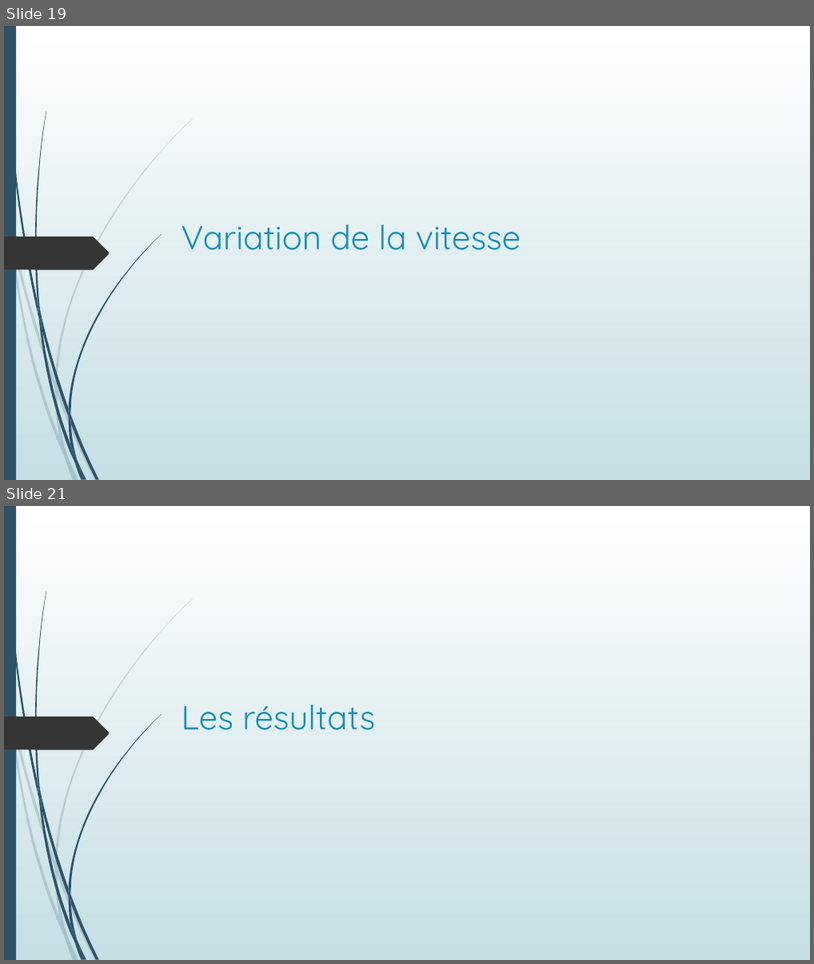
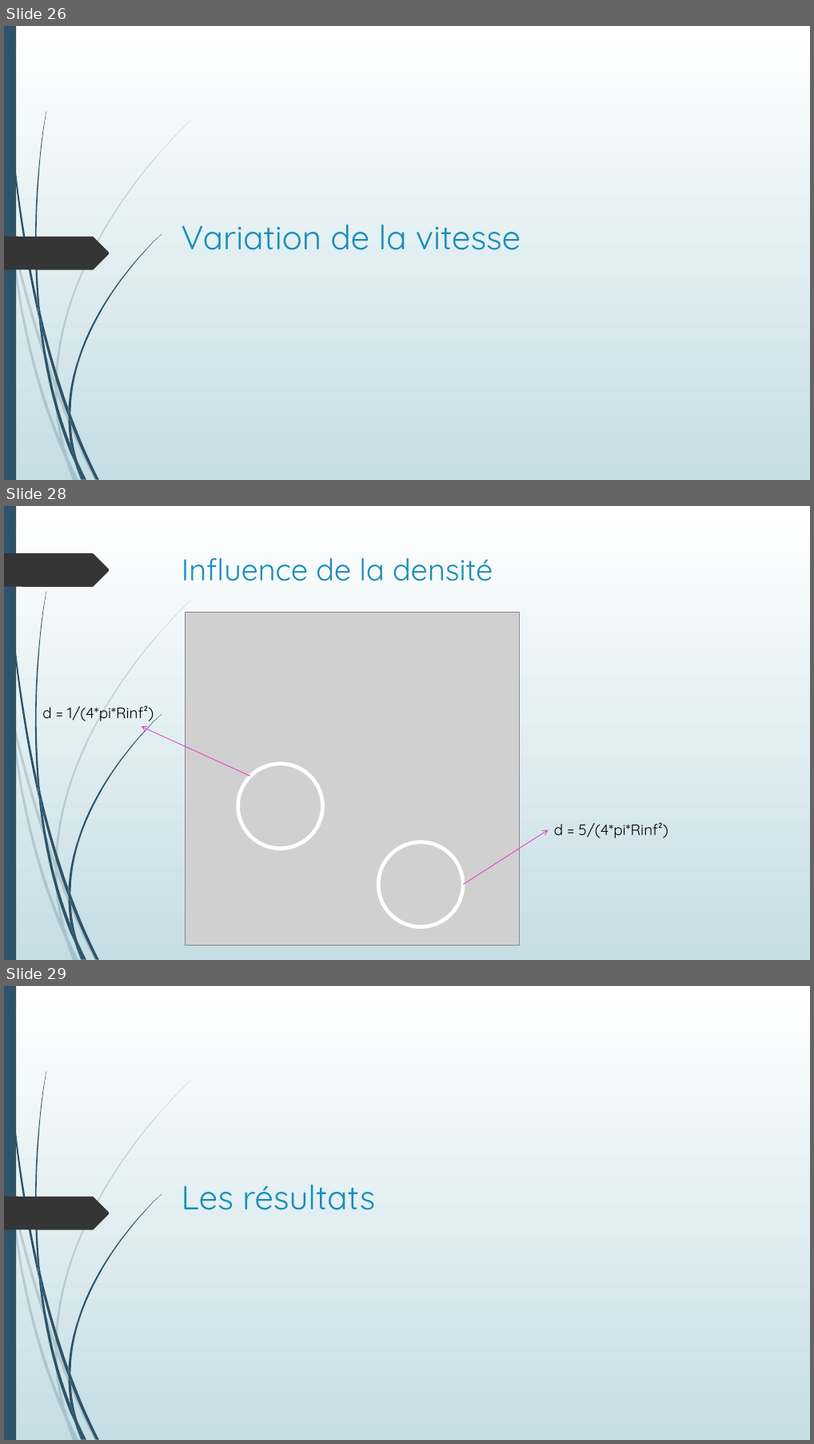
Before and after one commit to Poroing/CrowdDeplacementOptimisation, a slide deck: Présentation/Détermination d'un plan d'évacuation incendie.pptx. Shown one above the other, each under a label of ours: slides 19 and 21 before the commit, slides 26, 28 and 29 after it; the slides between them are not shown. The pictures are 814x964 and 814x1444 pixels, drawn with LibreOffice and Linux fonts; fonts in the diff are those of the drawing; grey boxes stand for pictures. Boxes give left, top, right and bottom in pixels: in the first picture for what was removed or moved away, otherwise in the second. Text is boxed around its words. In the diff, an @@ line names an element or a change of style, - is before the commit and + after.

```diff
--- a/Présentation/Détermination d'un plan d'évacuation incendie.pptx
+++ b/Présentation/Détermination d'un plan d'évacuation incendie.pptx
@@ slide 28 added at (x1=4, y1=506, x2=810, y2=960), background gradient #FFFFFF to #C5DEE5; not listed: 23 template elements that a slide beside it also shows @@
@@ freeform shape added at (x1=4, y1=553, x2=110, y2=587), fill #353535 @@
@@ title added at (x1=182, y1=558, x2=493, y2=581), 36 pt, text #178DBB @@
+Influence de la densité
@@ picture added at (x1=186, y1=612, x2=519, y2=945) @@
@@ text added at (x1=42, y1=705, x2=154, y2=723), 18 pt, text #000000 @@
+d = 1/(4*pi*Rinf²)
@@ arrow added from (251, 776) to (142, 726), #E833BF 0.75 pt @@
@@ ellipse added at (x1=238, y1=764, x2=323, y2=848), outline #FFFFFF 4.5 pt @@
@@ arrow added from (463, 884) to (549, 830), #E833BF 0.75 pt @@
@@ text added at (x1=554, y1=822, x2=669, y2=838), 18 pt, text #000000 @@
+d = 5/(4*pi*Rinf²)
@@ ellipse added at (x1=378, y1=842, x2=463, y2=927), outline #FFFFFF 4.5 pt @@
@@ what was slide 19 is now slide 26 @@
@@ what was slide 21 is now slide 29 @@
```
Also in this commit, not shown: 2 slides changed, 8 other slides added, 1 slide removed.
